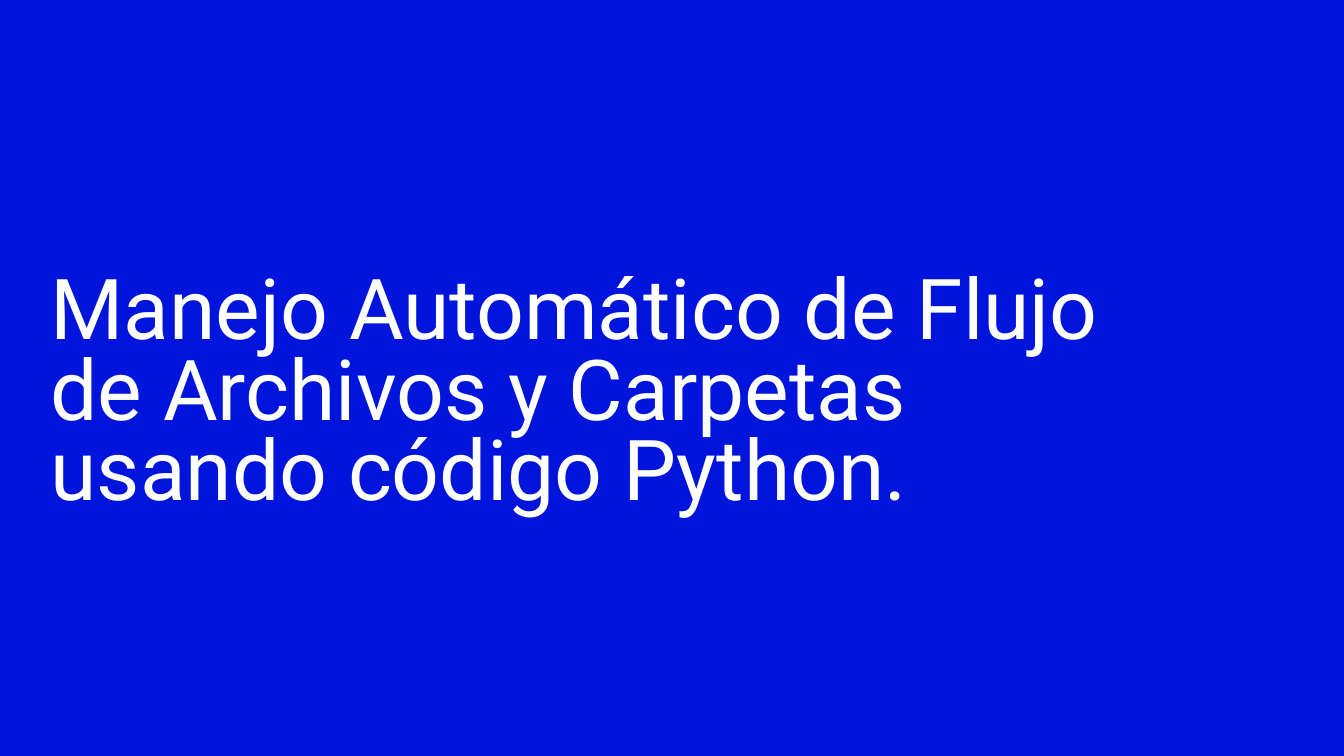
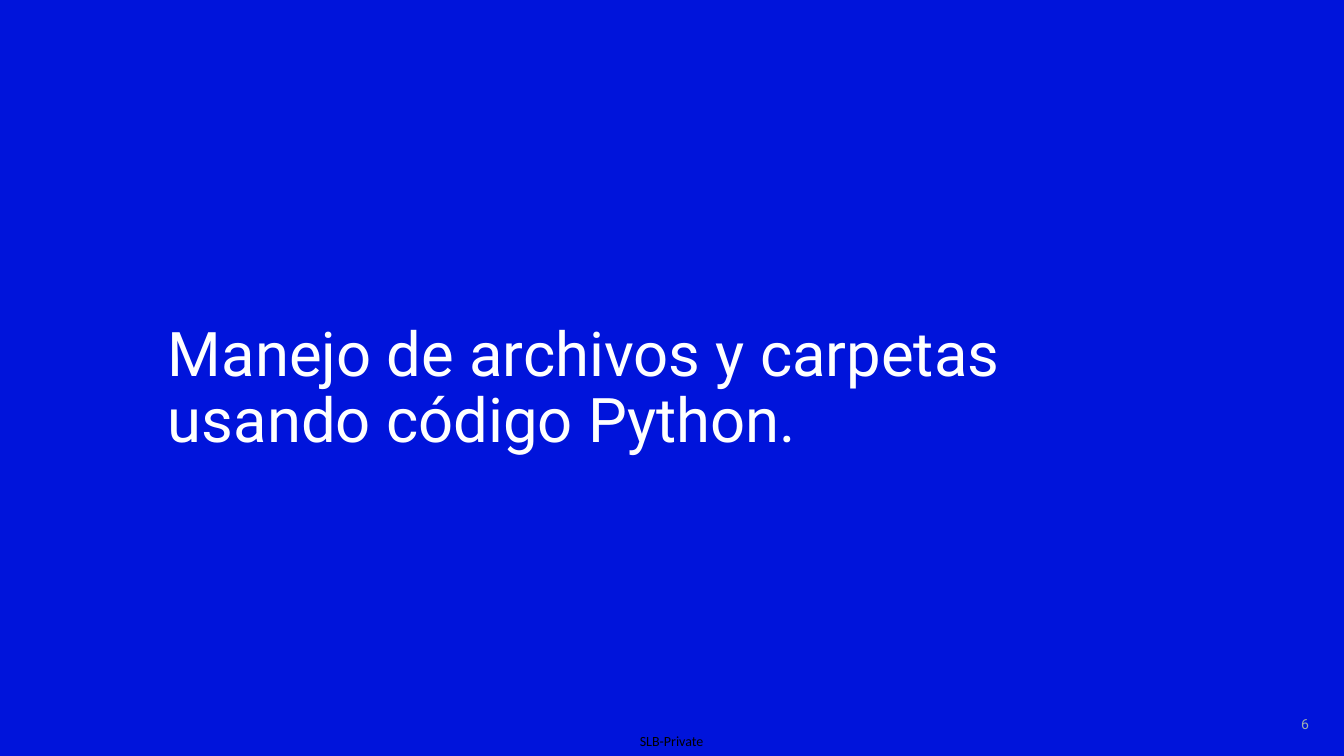
Before and after one commit to Negatix092/SLB, a slide deck: slide 6 of Presentación.pptx. Drawn at 1344x756 pixels with LibreOffice and Linux fonts; fonts in the diff are those of the drawing; background and template pictures are left out. Boxes give left, top, right and bottom in pixels: in the first picture for what was removed or moved away, otherwise in the second. Text is boxed around its words. In the diff, an @@ line names an element or a change of style, - is before the commit and + after.

```diff
--- a/Presentación.pptx
+++ b/Presentación.pptx
@@ title at [168,329,999,455]: text changed; size 60 to 44 pt @@
-Manejo Automático de Flujo de Archivos y Carpetas usando código Python.
+Manejo de archivos y carpetas usando código Python.
@@ title "Manejo de archivos y carpetas ..." at [168,329,999,455]: vertical alignment bottom to top @@
@@ page number added at [1301,719,1309,729], 10 pt, text #A0AEAE @@
+6
@@ text added at [640,736,704,746], 10 pt, text #000000 @@
+SLB-Private
```
Also in this commit, not shown: 6 other slides changed, 1 slide removed, 3 other files.
